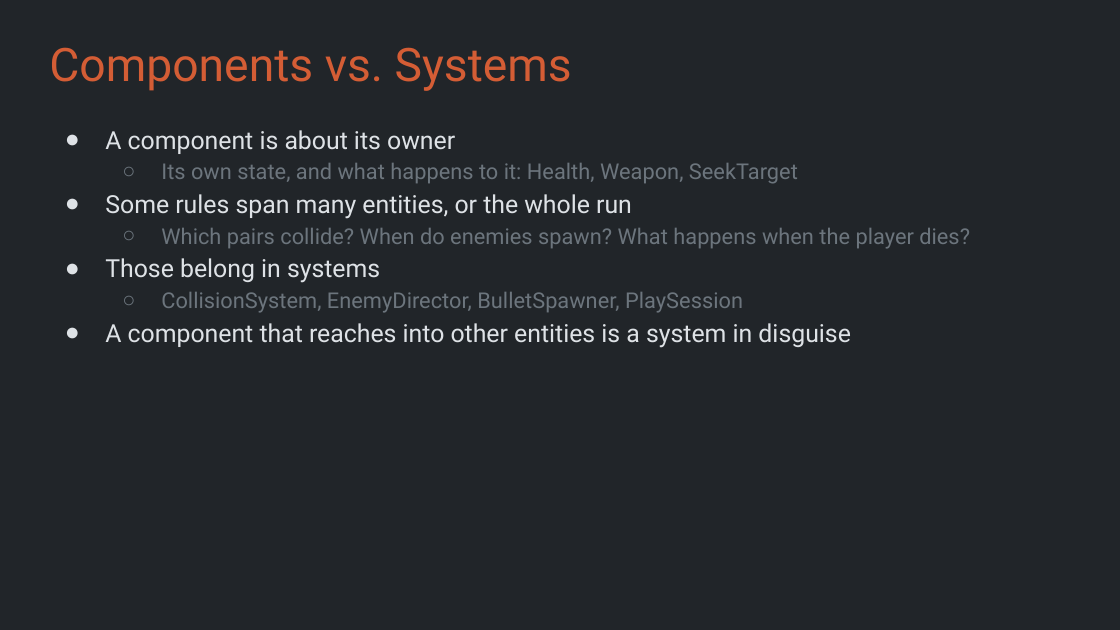
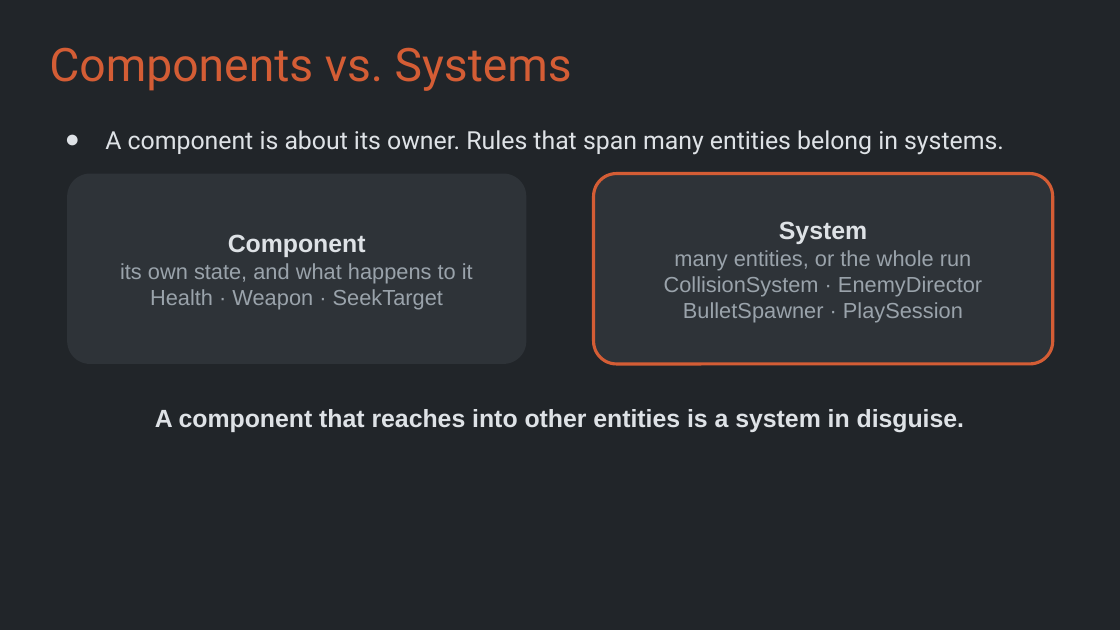
Before and after one commit to Metamate/gar, a slide deck: slide 11 of slides/11 Geometry Wars.pptx. Drawn at 1120x630 pixels with LibreOffice and Linux fonts; fonts in the diff are those of the drawing. Boxes give left, top, right and bottom in pixels: in the first picture for what was removed or moved away, otherwise in the second. Text is boxed around its words. In the diff, an @@ line names an element or a change of style, - is before the commit and + after.

```diff
--- a/slides/11 Geometry Wars.pptx
+++ b/slides/11 Geometry Wars.pptx
@@ text at [105, 130, 1004, 155]: text changed; size 14 to 16 pt; text colour #6C757D to #DEE2E6 @@
-● A component is about its owner
-  ○ Its own state, and what happens to it: Health, Weapon, SeekTarget
-● Some rules span many entities, or the whole run
-  ○ Which pairs collide? When do enemies spawn? What happens when the player dies?
-● Those belong in systems
-  ○ CollisionSystem, EnemyDirector, BulletSpawner, PlaySession
-● A component that reaches into other entities is a system in disguise
+● A component is about its owner. Rules that span many entities belong in systems.
@@ rounded rectangle added at [67, 174, 526, 364], fill #2E3338, 14 pt, text #9AA3AB @@
+Component
+its own state, and what happens to it
+Health · Weapon · SeekTarget
@@ rounded rectangle added at [594, 174, 1053, 364], fill #2E3338, outline #D45D35 2 pt, 14 pt, text #9AA3AB @@
+System
+many entities, or the whole run
+CollisionSystem · EnemyDirector
+BulletSpawner · PlaySession
@@ text added at [155, 409, 964, 433], 16 pt, text #DEE2E6, bold @@
+A component that reaches into other entities is a system in disguise.
```
Also in this commit, not shown: 11 other slides changed, 1 slide added.
